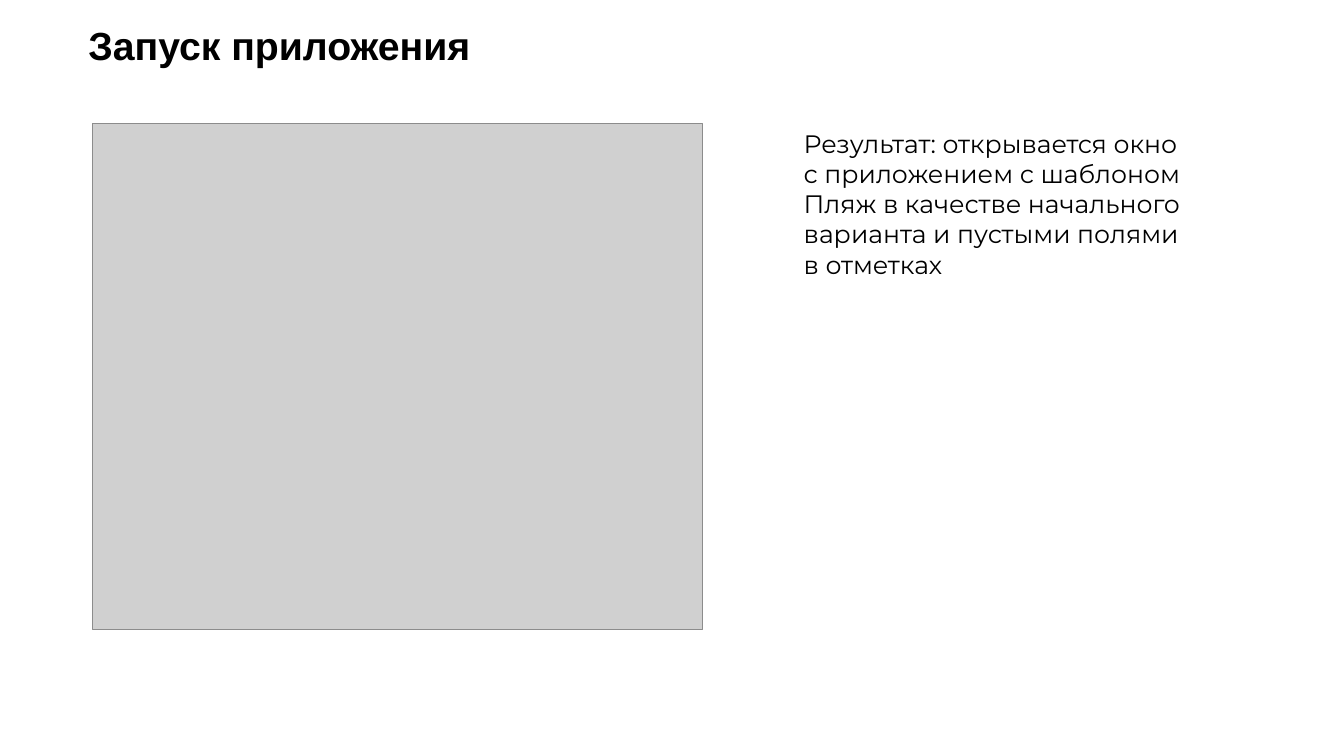
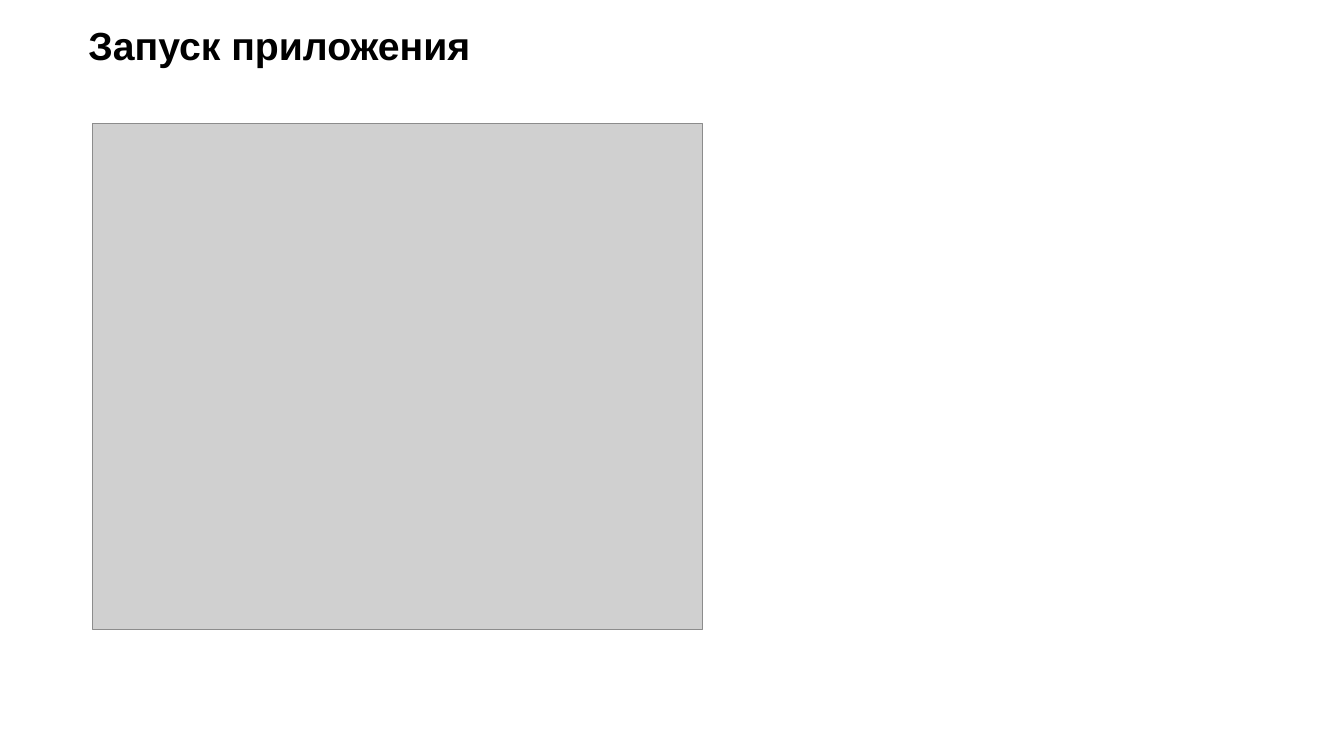
Before and after one commit to Samira13456/project3, a slide deck: slide 8 of pr3.pptx. Drawn at 1344x756 pixels with LibreOffice and Linux fonts; fonts in the diff are those of the drawing; grey boxes stand for pictures; background and template pictures are left out. Boxes give left, top, right and bottom in pixels: in the first picture for what was removed or moved away, otherwise in the second. Text is boxed around its words. In the diff, an @@ line names an element or a change of style, - is before the commit and + after.

```diff
--- a/pr3.pptx
+++ b/pr3.pptx
@@ text removed at [804, 135, 1180, 274] @@
-Результат: открывается окно с приложением с шаблоном Пляж в качестве начального варианта и пустыми полями в отметках
```
Also in this commit, not shown: 7 other slides changed, 3 slides added, 2 slides removed.
